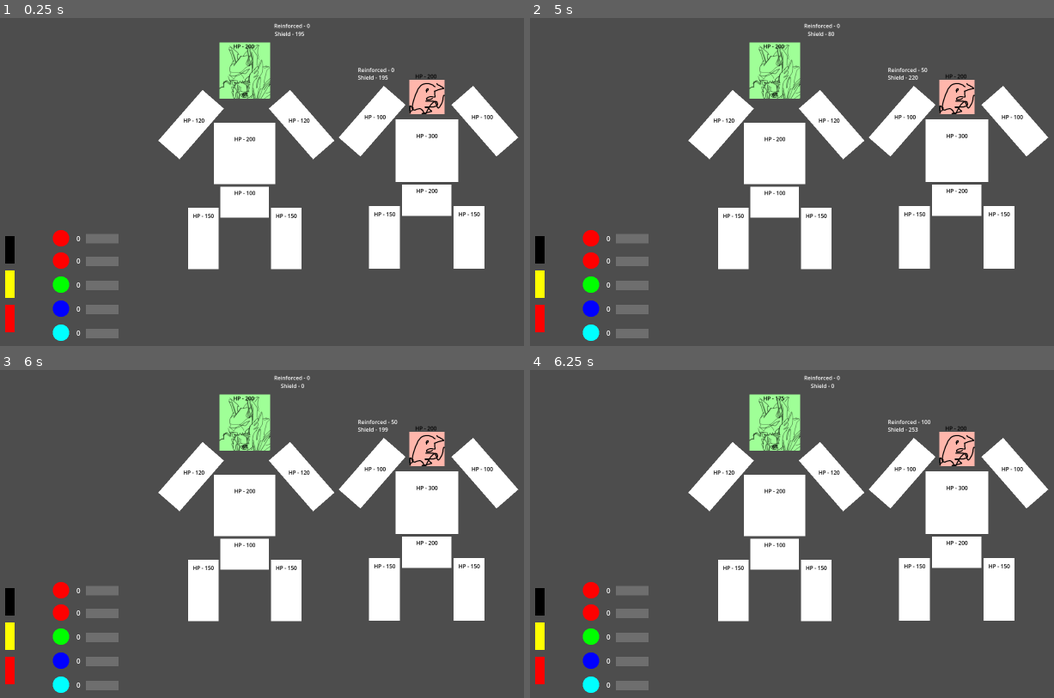
Above: before the commit, frames 1-4 (two rows, left to right).
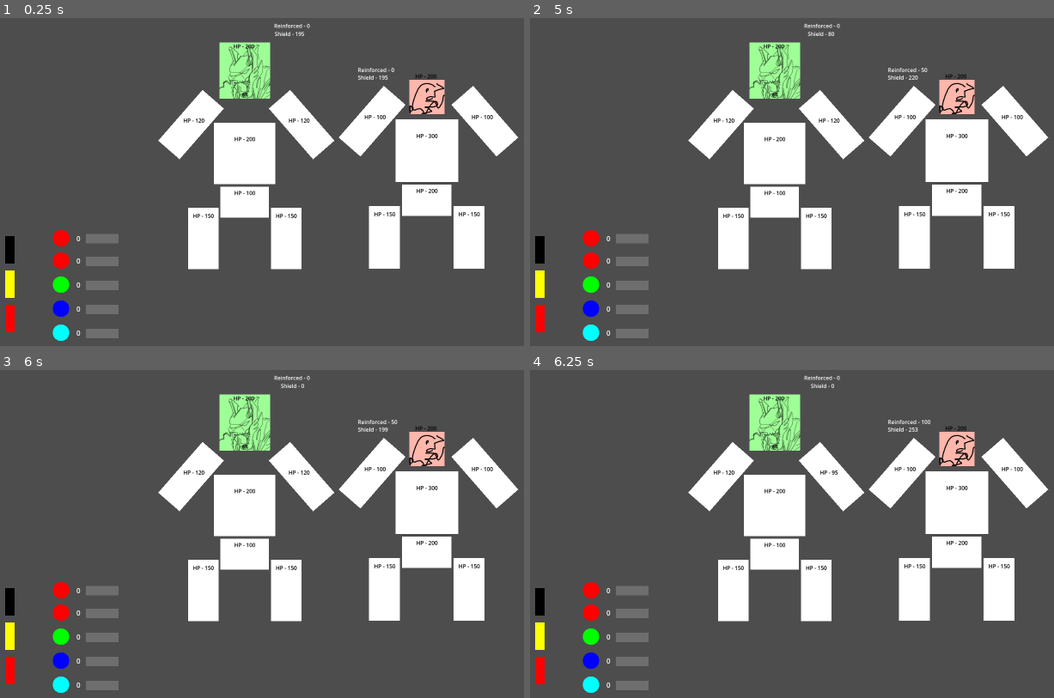
Above: after the commit, the same moments.

Repository: Wrygondryn/Megazord_BIGMODE2025
Game: Godot game, scene res://scenes/game.tscn
Two runs of this game, one before a commit and one after it. Both use one fixed random seed, a clock stepped at 60 frames per second and the inputs below.
Inputs (mouse positions are in pixels of both pictures, inside the frame that each line leads up to):
- Up to frame 1 (0.25 s): no input
- Up to frame 2 (5 s): tap Enter at 0.5, 2.75, 4.25 s; move the mouse to (985, 145) at 0.52 s; click (985, 145) at 0.6 s; move the mouse to (697, 185) at 1.27 s; click (697, 185) at 1.35 s; tap Space at 2, 3.5 s; move the mouse to (902, 80) at 2.02 s; click (902, 80) at 2.1 s; move the mouse to (802, 244) at 2.77 s; click (802, 244) at 2.85 s; move the mouse to (1043, 224) at 3.52 s; click (1043, 224) at 3.6 s; move the mouse to (629, 106) at 4.27 s; click (629, 106) at 4.35 s
- Up to frame 3 (6 s): tap Space at 5 s; move the mouse to (340, 517) at 5.02 s; click (340, 517) at 5.1 s; move the mouse to (204, 422) at 5.77 s; click (204, 422) at 5.85 s
- Up to frame 4 (6.25 s): no input

Frames 1-3 are identical in both runs. In frame 4, less than 0.1% of the frame differs, in the area x 46-60%, y 7-32%.

Commit message:
Attack Action Refactor + Work on Restrain
Split the damage_target() method in kaiju.gd and mechazord.gd into next_body_part_index_to_attack() and damage_body_part() to make things a bit more flexible/modular.

Modules can now restrain. There's still some game design things that need to be clarified/fleshed out so it might not be entirely complete as of yet.

Diff:
--- a/resources/kaiju_heavy_attack_module.tres
+++ b/resources/kaiju_heavy_attack_module.tres
@@ -7,6 +7,8 @@
 action_kind = 0
 amount = 80.0
 pierces = false
+condition_kind = 1
+condition_time_secs = 0.0
 giga_target = 0
 target_body_part = 7
 charge_capacity = 125.0
--- a/resources/kaiju_light_attack_module.tres
+++ b/resources/kaiju_light_attack_module.tres
@@ -7,6 +7,8 @@
 action_kind = 0
 amount = 25.0
 pierces = false
+condition_kind = 1
+condition_time_secs = 0.0
 giga_target = 0
 target_body_part = 7
 charge_capacity = 50.0
--- a/resources/kaiju_reinforce_shield_module.tres
+++ b/resources/kaiju_reinforce_shield_module.tres
@@ -7,6 +7,8 @@
 action_kind = 3
 amount = 50.0
 pierces = false
+condition_kind = 1
+condition_time_secs = 0.0
 giga_target = 1
 target_body_part = 0
 charge_capacity = 75.0
--- a/resources/kaiju_shield_gain_module.tres
+++ b/resources/kaiju_shield_gain_module.tres
@@ -7,6 +7,8 @@
 action_kind = 2
 amount = 60.0
 pierces = false
+condition_kind = 1
+condition_time_secs = 0.0
 giga_target = 1
 target_body_part = 0
 charge_capacity = 50.0
--- a/resources/mecha_attack_module.tres
+++ b/resources/mecha_attack_module.tres
@@ -7,6 +7,8 @@
 action_kind = 0
 amount = 60.0
 pierces = true
+condition_kind = 1
+condition_time_secs = 1.0
 giga_target = 1
 target_body_part = 7
 charge_capacity = 50.0
--- a/resources/mecha_restrain_attack_module.tres
+++ b/resources/mecha_restrain_attack_module.tres
@@ -5,10 +5,10 @@
 [resource]
 script = ExtResource("1_48ii0")
 action_kind = 0
-amount = 40.0
+amount = 1.0
 pierces = false
 condition_kind = 0
-condition_time_secs = 3.0
+condition_time_secs = 10.0
 giga_target = 1
 target_body_part = 7
-charge_capacity = 100.0
+charge_capacity = 25.0
--- a/resources/reinforce_shield_module.tres
+++ b/resources/reinforce_shield_module.tres
@@ -7,6 +7,8 @@
 action_kind = 3
 amount = 60.0
 pierces = false
+condition_kind = 1
+condition_time_secs = 0.0
 giga_target = 0
 target_body_part = 0
 charge_capacity = 100.0
--- a/resources/repair_module.tres
+++ b/resources/repair_module.tres
@@ -7,6 +7,8 @@
 action_kind = 1
 amount = 50.0
 pierces = false
+condition_kind = 1
+condition_time_secs = 0.0
 giga_target = 0
 target_body_part = 0
 charge_capacity = 150.0
--- a/resources/shield_gain_module.tres
+++ b/resources/shield_gain_module.tres
@@ -7,6 +7,8 @@
 action_kind = 2
 amount = 50.0
 pierces = false
+condition_kind = 1
+condition_time_secs = 0.0
 giga_target = 0
 target_body_part = 0
 charge_capacity = 75.0
--- a/scenes/body_part.tscn
+++ b/scenes/body_part.tscn
@@ -25,8 +25,18 @@
 text = "HP - 000"
 horizontal_alignment = 1
 
+[node name="ConditionDisplay_TEMP" type="Label" parent="."]
+modulate = Color(1, 0, 0, 1)
+offset_left = -47.0
+offset_top = -47.0
+offset_right = 49.0
+offset_bottom = -24.0
+text = "CONDITION"
+horizontal_alignment = 1
+
 [node name="Modules" type="Node" parent="."]
 
 [node name="ConditionTimer" type="Timer" parent="."]
+one_shot = true
 
 [connection signal="action_ready" from="." to="." method="_on_action_ready"]
--- a/scenes/game.tscn
+++ b/scenes/game.tscn
@@ -39,7 +39,7 @@
 
 [node name="Socket2" parent="Dashboard/Sockets" node_paths=PackedStringArray("module") instance=ExtResource("3_y3a8c")]
 position = Vector2(-570, 221)
-module = NodePath("../../../Battle/Mechazord/BodyParts/RightArm/Modules/AttackModule")
+module = NodePath("../../../Battle/Mechazord/BodyParts/RightArm/Modules/RestrainAttackModule")
 
 [node name="Sprite2D" parent="Dashboard/Sockets/Socket2" index="0"]
 modulate = Color(1, 0, 0, 1)
@@ -72,7 +72,7 @@
 
 [node name="RightArmAttackDisplay" parent="Dashboard/ChargeDisplays" node_paths=PackedStringArray("module") instance=ExtResource("5_llxl5")]
 position = Vector2(-474, 223)
-module = NodePath("../../../Battle/Mechazord/BodyParts/RightArm/Modules/AttackModule")
+module = NodePath("../../../Battle/Mechazord/BodyParts/RightArm/Modules/RestrainAttackModule")
 
 [node name="HeadRepairDisplay" parent="Dashboard/ChargeDisplays" node_paths=PackedStringArray("module") instance=ExtResource("5_llxl5")]
 position = Vector2(-474, 279)
--- a/scenes/kaiju.tscn
+++ b/scenes/kaiju.tscn
@@ -97,6 +97,10 @@
 offset_top = -55.0
 offset_bottom = -32.0
 
+[node name="ConditionDisplay_TEMP" parent="BodyParts/Torso" index="2"]
+offset_top = -31.0
+offset_bottom = -7.99997
+
 [node name="ReinforceShieldModule" type="Node" parent="BodyParts/Torso/Modules" index="0"]
 script = ExtResource("6_1hcic")
 data = ExtResource("8_jhhtr")
@@ -112,6 +116,10 @@
 [node name="HPDisplay_TEMP" parent="BodyParts/Pelvis" index="1"]
 offset_top = -39.0
 offset_bottom = -16.0
+
+[node name="ConditionDisplay_TEMP" parent="BodyParts/Pelvis" index="2"]
+offset_top = -15.0
+offset_bottom = 8.00003
 
 [node name="ShieldGainModule" type="Node" parent="BodyParts/Pelvis/Modules" index="0"]
 script = ExtResource("6_1hcic")
--- a/scenes/mechazord.tscn
+++ b/scenes/mechazord.tscn
@@ -7,6 +7,7 @@
 [ext_resource type="Resource" uid="uid://6xs0ooprjwlw" path="res://resources/repair_module.tres" id="5_5g8jl"]
 [ext_resource type="Resource" uid="uid://08ag4xompugm" path="res://resources/mecha_attack_module.tres" id="6_brh6d"]
 [ext_resource type="Resource" uid="uid://c2gxr8tb4ey15" path="res://resources/shield_gain_module.tres" id="7_1ko7c"]
+[ext_resource type="Resource" uid="uid://dbkvet4qvrosd" path="res://resources/mecha_restrain_attack_module.tres" id="7_h27t0"]
 [ext_resource type="Resource" uid="uid://dsjwk5kl6d66l" path="res://resources/reinforce_shield_module.tres" id="8_bffj0"]
 
 [node name="Mechazord" type="Node2D"]
@@ -84,9 +85,9 @@
 offset_right = 12.0
 offset_bottom = 13.0
 
-[node name="AttackModule" type="Node" parent="BodyParts/RightArm/Modules" index="0"]
+[node name="RestrainAttackModule" type="Node" parent="BodyParts/RightArm/Modules" index="0"]
 script = ExtResource("4_54e7a")
-data = ExtResource("6_brh6d")
+data = ExtResource("7_h27t0")
 
 [node name="Torso" parent="BodyParts" instance=ExtResource("2_e7bsx")]
 position = Vector2(1, 247)
@@ -99,6 +100,10 @@
 [node name="HPDisplay_TEMP" parent="BodyParts/Torso" index="1"]
 offset_top = -55.0
 offset_bottom = -32.0
+
+[node name="ConditionDisplay_TEMP" parent="BodyParts/Torso" index="2"]
+offset_top = -23.0
+offset_bottom = 0.0
 
 [node name="ShieldModule" type="Node" parent="BodyParts/Torso/Modules" index="0"]
 script = ExtResource("4_54e7a")
@@ -115,6 +120,10 @@
 [node name="HPDisplay_TEMP" parent="BodyParts/Pelvis" index="1"]
 offset_top = -39.0
 offset_bottom = -16.0
+
+[node name="ConditionDisplay_TEMP" parent="BodyParts/Pelvis" index="2"]
+offset_top = -15.0
+offset_bottom = 8.0
 
 [node name="ReinforceShieldModule" type="Node" parent="BodyParts/Pelvis/Modules" index="0"]
 script = ExtResource("4_54e7a")
--- a/scripts/battle.gd
+++ b/scripts/battle.gd
@@ -13,8 +13,7 @@
 
 # Called when the node enters the scene tree for the first time.
 func _ready() -> void:
-	mechazord.victory.connect(_on_mechazord_victory)
-	kaiju.victory.connect(_on_kaiju_victory)
+	pass
 
 # Called every frame. 'delta' is the elapsed time since the previous frame.
 func _process(delta: float) -> void:
@@ -26,13 +25,28 @@
 	for action in action_queue:
 		match action.kind:
 			Helpers.ActionKind.ATTACK:
+				var attacker: Node2D
+				var target: Node2D
+				var victory_function: Callable
 				match action.target:
 					Helpers.GigaTarget.MECHAZORD:
-						print("Attack from kaiju")
-						kaiju.damage_target(mechazord, action.amount, action.pierces)
+						#print("Attack from kaiju")
+						attacker = kaiju
+						target = mechazord
+						victory_function = kaiju_victory
+
 					Helpers.GigaTarget.KAIJU:
-						print("Attack from mechazord")
-						mechazord.damage_target(kaiju, action.amount, action.pierces)
+						#print("Attack from mechazord")
+						attacker = mechazord
+						target = kaiju
+						victory_function = mechazord_victory
+
+				var target_body_part_index = attacker.next_body_part_index_to_attack(target)
+				if target_body_part_index == -1:
+					victory_function.call()
+				# print(name + " dealt " + str(damage) + " damage to " + str(target.name))
+				target.damage_body_part(target_body_part_index, action.amount, action.pierces)
+				target.apply_condition(action.condition_kind, target_body_part_index, action.condition_time_secs)
 
 			Helpers.ActionKind.REPAIR:
 				#TODO: Allow for Kaiju healing if need be
@@ -56,10 +70,10 @@
 	#TODO: Remove once animations are a thing
 	action_queue.clear()
 
-func _on_kaiju_victory():
+func kaiju_victory():
 	print("You Lose!")
 	game_over = true
 
-func _on_mechazord_victory():
+func mechazord_victory():
 	print("You Win!")
 	game_over = true
--- a/scripts/body_part.gd
+++ b/scripts/body_part.gd
@@ -5,6 +5,7 @@
 
 @onready var modules: Node = $Modules
 @onready var hp_display_temp: Label = $HPDisplay_TEMP
+@onready var condition_display_temp: Label = $ConditionDisplay_TEMP
 @onready var condition_timer: Timer = $ConditionTimer
 
 var hp: float
@@ -12,6 +13,7 @@
 
 
 signal action_ready
+
 
 # Called when the node enters the scene tree for the first time.
 func _ready() -> void:
@@ -22,6 +24,18 @@
 # Called every frame. 'delta' is the elapsed time since the previous frame.
 func _process(delta: float) -> void:
 	hp_display_temp.text = "HP - %.0f" % hp
+	if condition != Helpers.Condition.NONE:
+		condition_display_temp.text = Helpers.Condition.keys()[condition]
+	else:
+		condition_display_temp.text = ""
+
+	if condition_timer.is_stopped():
+		condition = Helpers.Condition.NONE
 
 func _on_module_fully_charged(data: ModuleData) -> void:
-	action_ready.emit(Action.from_module_data(data))
+	match condition:
+		Helpers.Condition.NONE:
+			action_ready.emit(Action.from_module_data(data))
+
+		Helpers.Condition.RESTRAINED:
+			return
--- a/scripts/kaiju.gd
+++ b/scripts/kaiju.gd
@@ -15,30 +15,28 @@
 
 signal victory
 
-func damage_target(target: Node2D, damage: float, pierces: bool) -> void:
-	# print(name + " dealt " + str(damage) + " damage to " + str(target.name))
+func next_body_part_index_to_attack(target: Node2D) -> int:
+	var valid_target_indices = []
+	for i in range(target.body_parts.get_child_count()):
+		if target.body_parts.get_child(i).hp > 0.0:
+			valid_target_indices.append(i)
 
-	var shield_damage = min(target.shield if !pierces else target.reinforced_shield, damage)
-	target.shield = max(target.shield - shield_damage, 0.0)
+	if len(valid_target_indices) == 0:
+		return -1
+
+	return valid_target_indices[randi_range(0, len(valid_target_indices) - 1)]
+
+func damage_body_part(body_part_index: int, damage: float, pierces: bool) -> void:
+	var shield_damage = min(shield if !pierces else reinforced_shield, damage)
+	shield = max(shield - shield_damage, 0.0)
 	if pierces:
-		target.reinforced_shield = max(target.reinforced_shield - shield_damage, 0.0)
+		reinforced_shield = max(reinforced_shield - shield_damage, 0.0)
 
-	var shield_to_compare = target.shield if !pierces else target.reinforced_shield
+	var shield_to_compare = shield if !pierces else reinforced_shield
 	if shield_to_compare < damage:
-		var valid_target_indices = []
-		for i in range(target.body_parts.get_child_count()):
-			if target.body_parts.get_child(i).hp > 0.0:
-				valid_target_indices.append(i)
-
-		if len(valid_target_indices) == 0:
-			victory.emit()
-			return
-
-		var body_part_index = valid_target_indices[randi_range(0, len(valid_target_indices) - 1)]
-
 		var hp_damage = damage - shield_damage
-		var body_part_hp = target.body_parts.get_child(body_part_index).hp
-		target.body_parts.get_child(body_part_index).hp = max(body_part_hp - hp_damage, 0.0)
+		var body_part = body_parts.get_child(body_part_index)
+		body_part.hp = max(body_part.hp - hp_damage, 0.0)
 
 func gain_shield(shield_gained: float):
 	shield += shield_gained
@@ -46,14 +44,11 @@
 func reinforce_shield(shield_reinforced: float):
 	reinforced_shield = min(reinforced_shield + shield_reinforced, shield)
 
-func apply_condition(condition: Helpers.Condition, target_body_part: Helpers.BodyPart, time_length_secs: float):
-	for i in range(body_parts.get_child_count()):
-		var body_part = body_parts.get_child(i)
-		if body_part.kind == target_body_part:
-			body_part.condition = condition
-			body_part.condition_timer.wait_time = time_length_secs
-			body_part.condition_timer.start()
-			break
+func apply_condition(condition: Helpers.Condition, body_part_index: int, time_length_secs: float):
+	var body_part = body_parts.get_child(body_part_index)
+	body_part.condition = condition
+	body_part.condition_timer.wait_time = time_length_secs
+	body_part.condition_timer.start()
 
 
 func _ready():
--- a/scripts/mechazord.gd
+++ b/scripts/mechazord.gd
@@ -5,7 +5,6 @@
 @onready var body_parts: Node2D = $BodyParts
 @onready var shield_display_temp: Label = $ShieldDisplay_TEMP
 @onready var reinforced_shield_display_temp: Label = $ReinforcedShieldDisplay_TEMP
-@onready var one_second_timer: Timer = $OneSecondTimer
 @onready var battle: Node2D = %Battle
 
 var reinforced_shield: float = 0.0
@@ -13,30 +12,28 @@
 
 signal victory
 
-func damage_target(target: Node2D, damage: float, pierces: bool) -> void:
-	# print(name + " dealt " + str(damage) + " damage to " + str(target.name))
+func next_body_part_index_to_attack(target: Node2D) -> int:
+	var valid_target_indices = []
+	for i in range(target.body_parts.get_child_count()):
+		if target.body_parts.get_child(i).hp > 0.0:
+			valid_target_indices.append(i)
 
-	var shield_damage = min(target.shield if !pierces else target.reinforced_shield, damage)
-	target.shield = max(target.shield - shield_damage, 0.0)
+	if len(valid_target_indices) == 0:
+		return -1
+
+	return valid_target_indices[randi_range(0, len(valid_target_indices) - 1)]
+
+func damage_body_part(body_part_index: int, damage: float, pierces: bool) -> void:
+	var shield_damage = min(shield if !pierces else reinforced_shield, damage)
+	shield = max(shield - shield_damage, 0.0)
 	if pierces:
-		target.reinforced_shield = max(target.reinforced_shield - shield_damage, 0.0)
+		reinforced_shield = max(reinforced_shield - shield_damage, 0.0)
 
-	var shield_to_compare = target.shield if !pierces else target.reinforced_shield
+	var shield_to_compare = shield if !pierces else reinforced_shield
 	if shield_to_compare < damage:
-		var valid_target_indices = []
-		for i in range(target.body_parts.get_child_count()):
-			if target.body_parts.get_child(i).hp > 0.0:
-				valid_target_indices.append(i)
-
-		if len(valid_target_indices) == 0:
-			victory.emit()
-			return
-
-		var body_part_index = valid_target_indices[randi_range(0, len(valid_target_indices) - 1)]
-
 		var hp_damage = damage - shield_damage
-		var body_part_hp = target.body_parts.get_child(body_part_index).hp
-		target.body_parts.get_child(body_part_index).hp = max(body_part_hp - hp_damage, 0.0)
+		var body_part = body_parts.get_child(body_part_index)
+		body_part.hp = max(body_part.hp - hp_damage, 0.0)
 
 func repair_body_part(heal: float, body_part_kind: Helpers.BodyPart):
 	#TODO: Properly handle BodyPart.ANY
@@ -55,6 +52,12 @@
 func reinforce_shield(shield_reinforced: float):
 	reinforced_shield = min(reinforced_shield + shield_reinforced, shield)
 
+func apply_condition(condition: Helpers.Condition, body_part_index: int, time_length_secs: float):
+	var body_part = body_parts.get_child(body_part_index)
+	body_part.condition = condition
+	body_part.condition_timer.wait_time = time_length_secs
+	body_part.condition_timer.start()
+
 
 # Called when the node enters the scene tree for the first time.
 func _ready() -> void:
Not shown: 1 places in scenes/mechazord.tscn that only renumber resources
